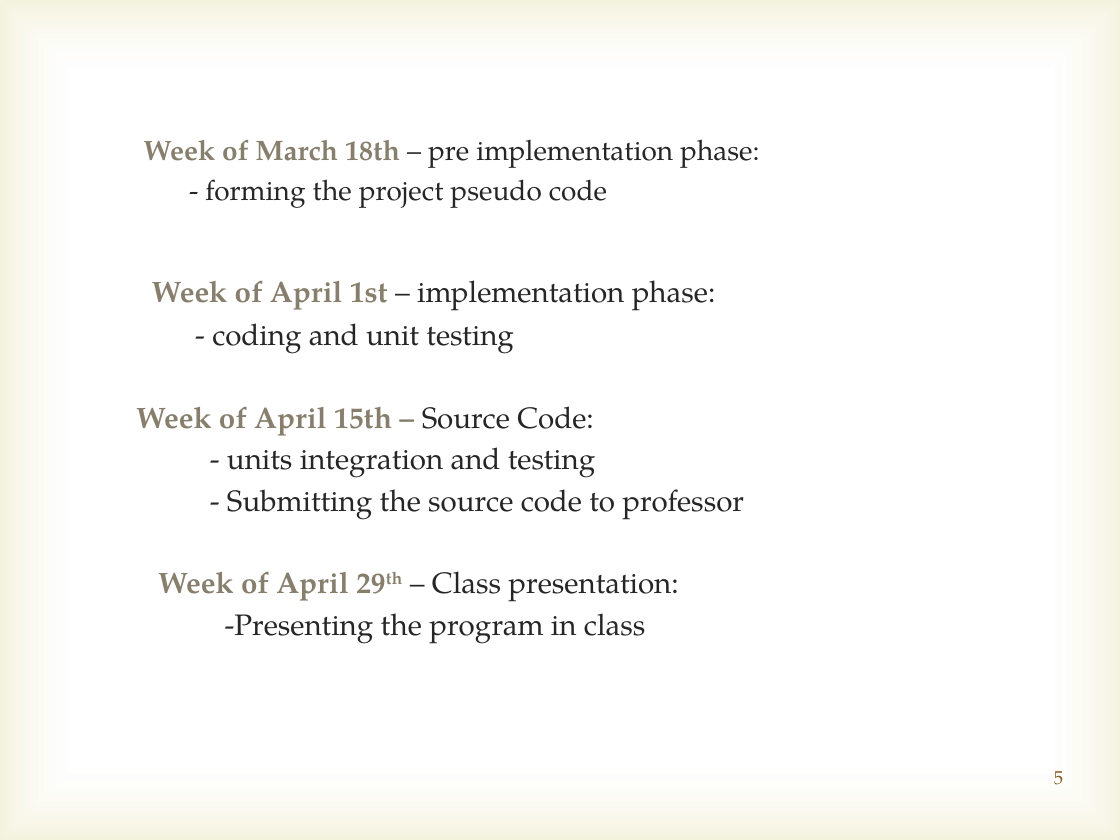
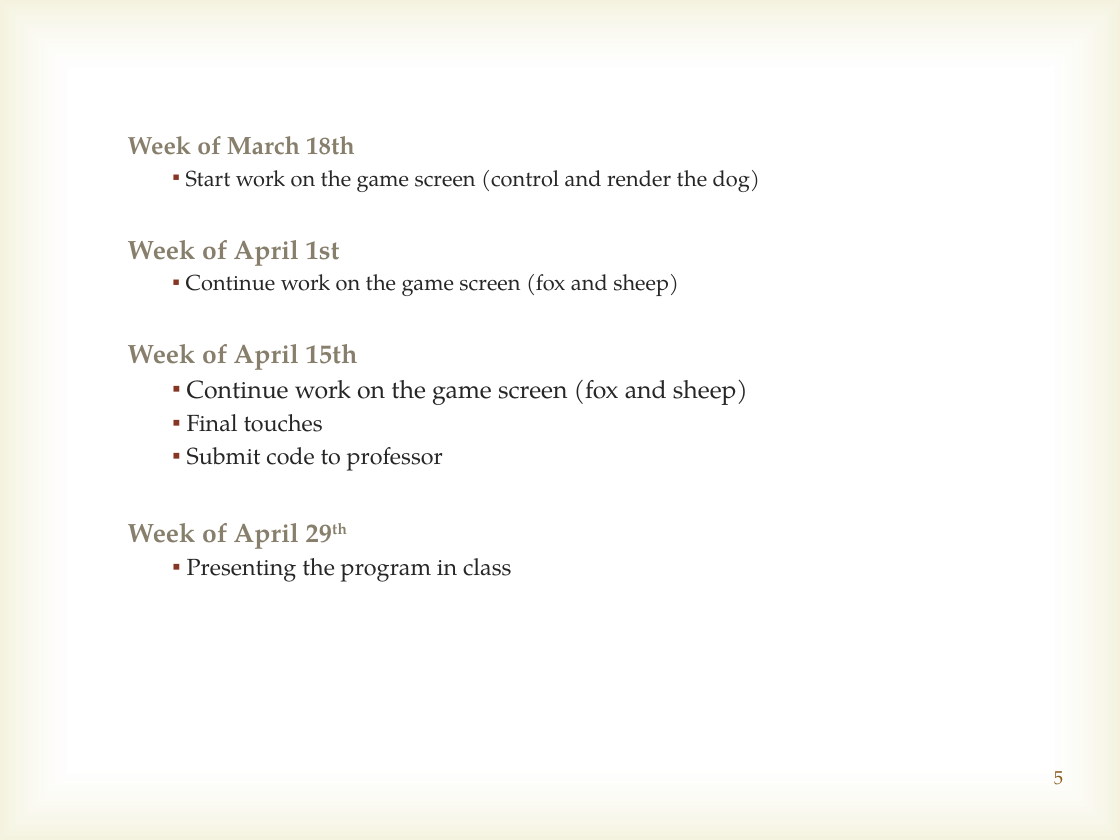
Before and after one commit to marcusvsilveira/lehman-android, a slide deck: slide 5 of Initial_presentation/Initial presentation.pptx. Drawn at 1120x840 pixels with LibreOffice and Linux fonts; fonts in the diff are those of the drawing; background and template pictures are left out. Boxes give left, top, right and bottom in pixels: in the first picture for what was removed or moved away, otherwise in the second. Text is boxed around its words. In the diff, an @@ line names an element or a change of style, - is before the commit and + after.

```diff
--- a/Initial_presentation/Initial presentation.pptx
+++ b/Initial_presentation/Initial presentation.pptx
@@ text at <box>128,136,760,582</box>: text changed; size 19 to 14 pt @@
-Week of March 18th – pre implementation phase:
-- forming the project pseudo code
-Week of April 1st – implementation phase:
-- coding and unit testing
-Week of April 15th – Source Code:
-- units integration and testing
-- Submitting the source code to professor
-Week of April 29th – Class presentation:
--Presenting the program in class
+  Week of March 18th
+    ▪ Start work on the game screen (control and render the dog)
+  Week of April 1st
+    ▪ Continue work on the game screen (fox and sheep)
+  Week of April 15th
+    ▪ Continue work on the game screen (fox and sheep)
+    ▪ Final touches
+    ▪ Submit code to professor
+  Week of April 29th
+    ▪ Presenting the program in class
```
Also in this commit, not shown: 4 other slides changed, 4 other files.
